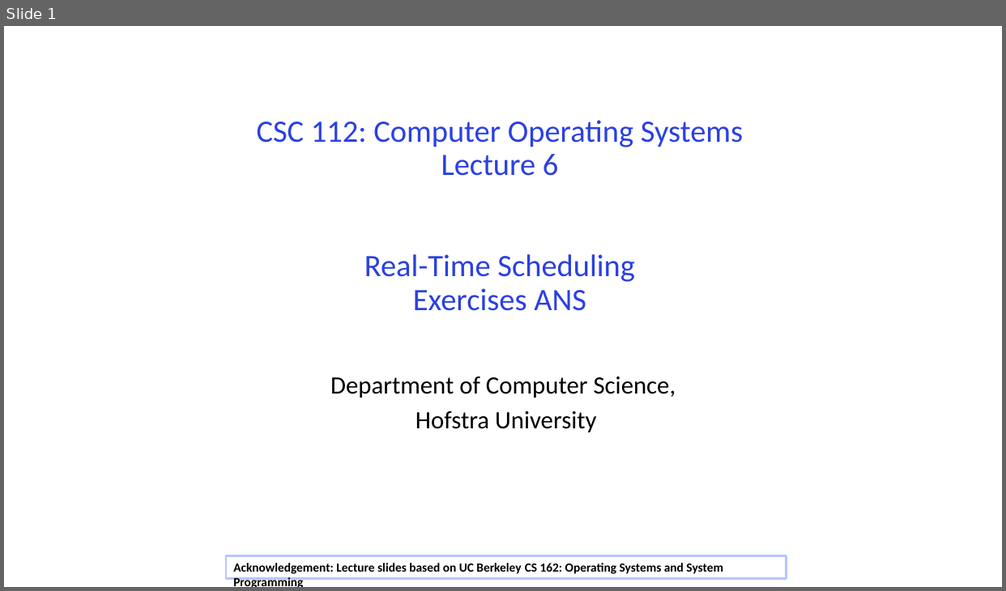
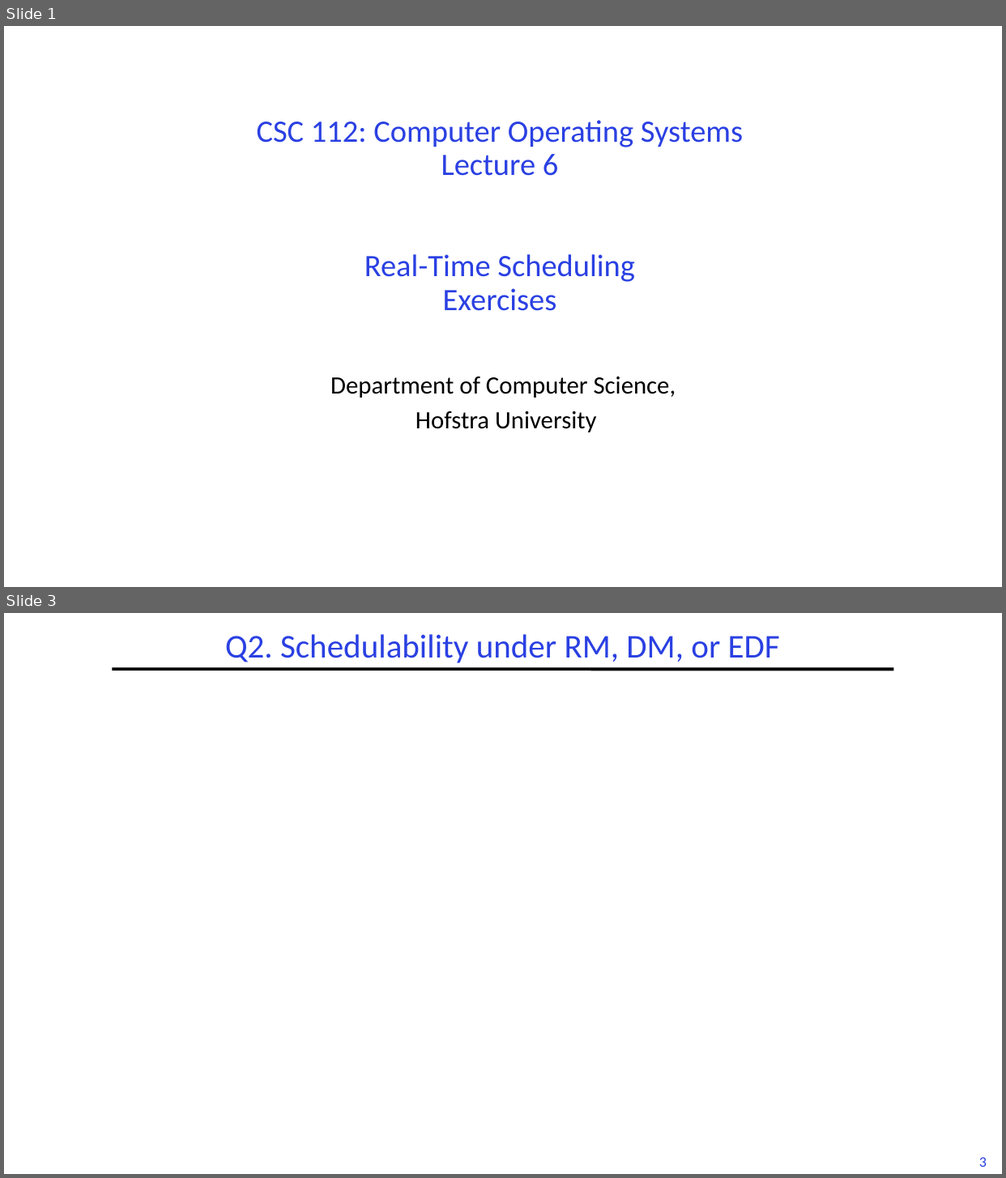
Before and after one commit to guhofstra/CSC256Fa25, a slide deck: PPTs/L6-Exercises.pptx. Shown one above the other, each under a label of ours: slide 1 before the commit, slides 1 and 3 after it; the slides between them are not shown. The pictures are 1006x591 and 1006x1178 pixels, drawn with LibreOffice and Linux fonts; fonts in the diff are those of the drawing; grey boxes stand for pictures. Boxes give left, top, right and bottom in pixels: in the first picture for what was removed or moved away, otherwise in the second. Text is boxed around its words. In the diff, an @@ line names an element or a change of style, - is before the commit and + after.

```diff
--- a/PPTs/L6-Exercises.pptx
+++ b/PPTs/L6-Exercises.pptx
@@ slide 3 added at [4, 613, 1002, 1174], background #FFFFFF @@
@@ title added at [225, 634, 780, 663], 32 pt, text #2A40E2 @@
+Q2. Schedulability under RM, DM, or EDF
@@ line added from (112, 669) to (894, 669), #000000 3 pt @@
@@ page number added at [979, 1157, 987, 1167], 14 pt, text #2A40E2 @@
+3
@@ slide 1 changed as well @@
@@ title at [257, 120, 743, 311]: text changed @@
-CSC 112: Computer Operating Systems
-Lecture 6
-Real-Time Scheduling
-Exercises ANS
+CSC 112: Computer Operating Systems
+Lecture 6
+Real-Time Scheduling
+Exercises
@@ rectangle removed at [226, 556, 786, 578] @@
-Acknowledgement: Lecture slides based on UC Berkeley CS 162: Operating Systems and System Programming
```
Also in this commit, not shown: 1 other slide changed, 1 other slide added, 2 other files.
